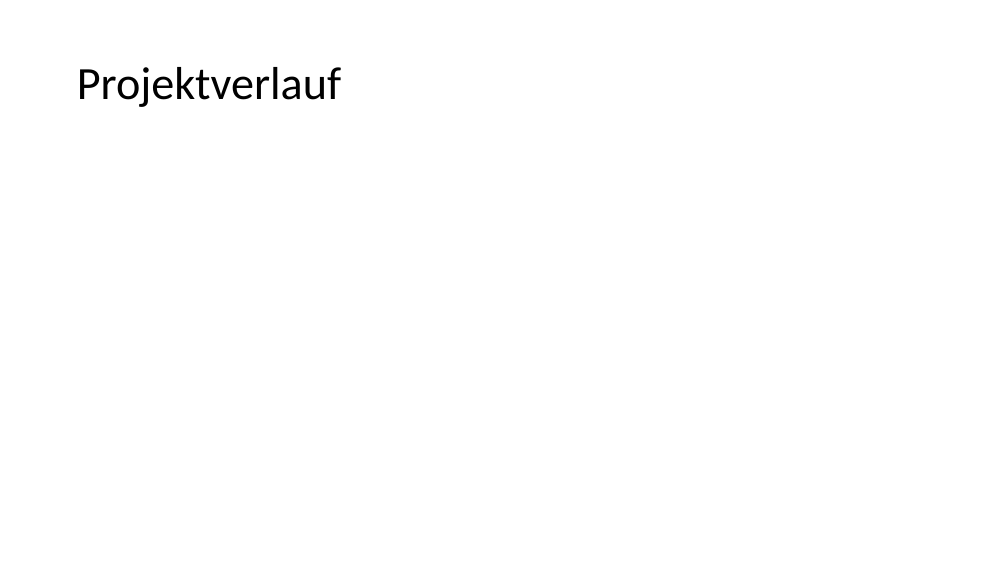
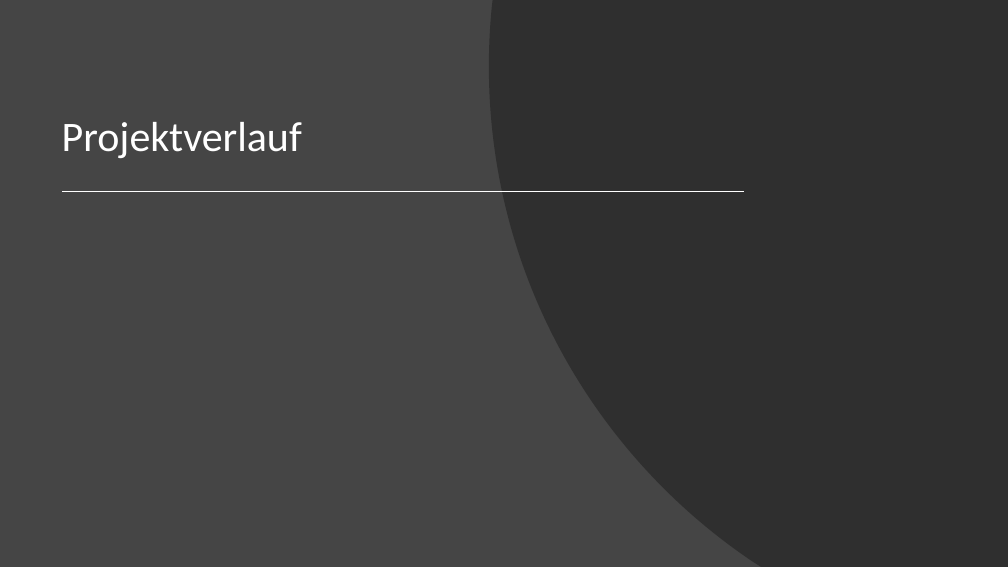
Before and after one commit to franjofranjic/Modul_306, a slide deck: slide 2 of Unterlagen/8_Präsentation/Präsentation_G6.pptx. Drawn at 1008x567 pixels with LibreOffice and Linux fonts; fonts in the diff are those of the drawing. Boxes give left, top, right and bottom in pixels: in the first picture for what was removed or moved away, otherwise in the second. Text is boxed around its words. In the diff, an @@ line names an element or a change of style, - is before the commit and + after.

```diff
--- a/Unterlagen/8_Präsentation/Präsentation_G6.pptx
+++ b/Unterlagen/8_Präsentation/Präsentation_G6.pptx
@@ background #FFFFFF to #454545 @@
@@ freeform shape added at box(489, 0, 1008, 567), fill #262626 at 70% opacity @@
@@ title "Projektverlauf": place and size @@
-title "Projektverlauf" at box(77, 67, 341, 107)
+title "Projektverlauf" at box(62, 122, 302, 158)
@@ title "Projektverlauf" at box(62, 122, 302, 158): size 44 to 40 pt, text colour #000000 to #FFFFFF; vertical alignment middle to bottom @@
@@ line added from (64, 191) to (744, 191), #FFFFFF 1.5 pt @@
```
Also in this commit, not shown: 1 other slide changed, 6 slides added, 2 slides removed, 28 other files.
